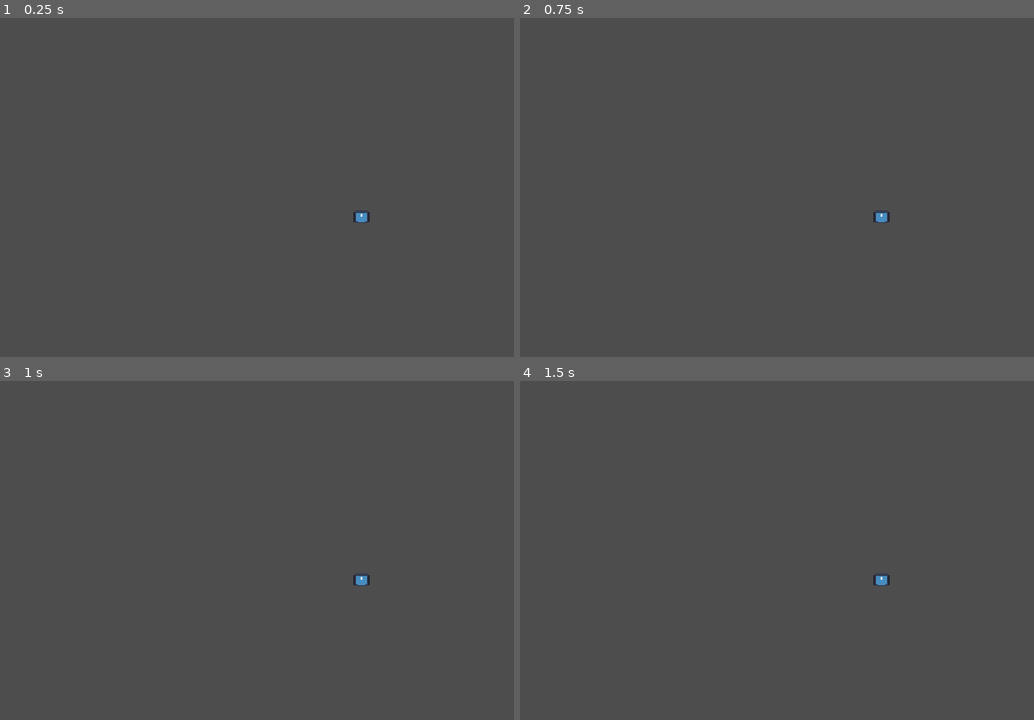
Above: before the commit, frames 1-4 (two rows, left to right).
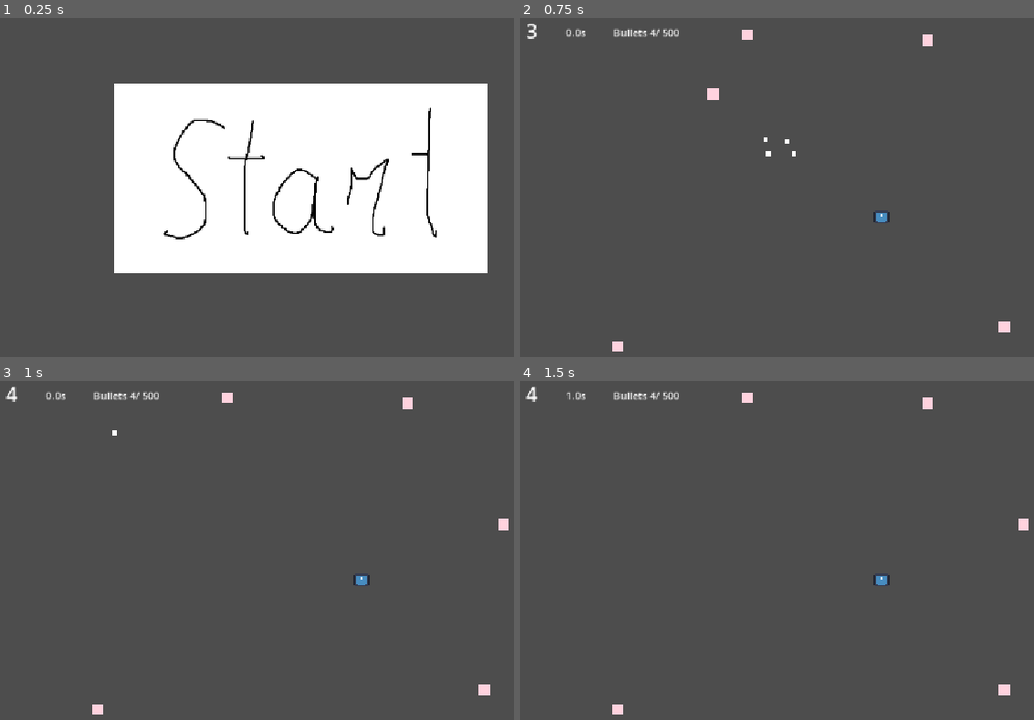
Above: after the commit, the same moments.

Repository: KLADAGA/Hack_Haven_Shooter
Game: Godot game, scene res://main.tscn
Same seed, same stepped clock (60 frames per second), same inputs: the game is played once before the commit and once after it. Before the commit the project starts from res://node_2d.tscn. The engine's default icon, where the game draws it, is replaced by a stand-in: a white triangle on a blue panel in a dark square.
Inputs (mouse positions are in pixels of both pictures, inside the frame that each line leads up to):
- Up to frame 1 (0.25 s): no input
- Up to frame 2 (0.75 s): click (823, 177) at 0.52 s
- Up to frame 3 (1 s): no input
- Up to frame 4 (1.5 s): tap Enter at 1.25 s; move the mouse to (outside the picture) at 1.27 s

The runs differ from the first frame. In frame 1, 40% of the frame differs, in the area x 22-95%, y 19-76%; in frame 2, 0.7%; in frame 3, 0.7%; in frame 4, 0.6%.

Commit message:
Changes
Changed time because music

Diff:
--- a/game.tscn
+++ b/game.tscn
@@ -17,15 +17,10 @@
 var Score=0
 var timr=0.0
 # Called when the node enters the scene tree for the first time.
-func _on_start_pressed():
-	start_button.hide()
-	new_game()
-func new_game():
+func _ready() -> void:
 	back_music.stream=load(\"res://Bounce.wav\")
 	back_music.autoplay=true
-func _ready() -> void:
-	back_music.stream=load(\"res://Bounce.wav\")
-	back_music.autoplay=true
+	add_child(back_music)
 # Called every frame. 'delta' is the elapsed time since the previous frame.
 func _process(delta: float) -> void:
 	timr+=delta
--- a/main.tscn
+++ b/main.tscn
@@ -1,3 +1,19 @@
 [gd_scene format=3 uid="uid://bi2l42m6fpnnv"]
 
+[ext_resource type="PackedScene" uid="uid://dhlthq1nty3nl" path="res://start.tscn" id="1_ig7tw"]
+
 [node name="Main" type="Node2D" unique_id=305247383]
+
+[node name="CanvasLayer" type="CanvasLayer" parent="." unique_id=1105816930]
+
+[node name="CenterContainer" type="CenterContainer" parent="CanvasLayer" unique_id=986044719]
+propagate_maximum_size = false
+offset_left = 187.0
+offset_top = 111.0
+offset_right = 767.0
+offset_bottom = 408.0
+
+[node name="Start" parent="CanvasLayer/CenterContainer" unique_id=575432727 instance=ExtResource("1_ig7tw")]
+layout_mode = 2
+
+[connection signal="pressed" from="CanvasLayer/CenterContainer/Start" to="CanvasLayer/CenterContainer/Start" method="_on_pressed"]
--- a/project.godot
+++ b/project.godot
@@ -11,7 +11,7 @@
 [application]
 
 config/name="PEWPEW"
-run/main_scene="uid://c0pq0balvxiws"
+run/main_scene="uid://bi2l42m6fpnnv"
 config/features=PackedStringArray("4.7", "Mobile")
 config/icon="res://icon.svg"
 
Not shown, added: Build/index.apple-touch-icon.png.import
Not shown, added: Build/index.icon.png.import
Not shown, added: Build/index.png.import
Not shown, changed: export_presets.cfg
Not shown, changed: Build/index.pck
